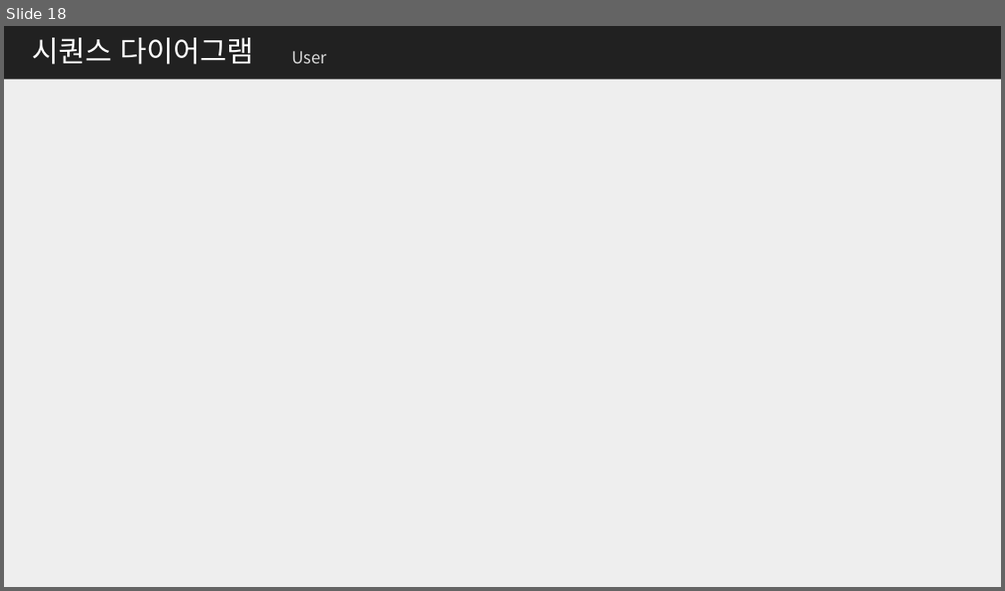
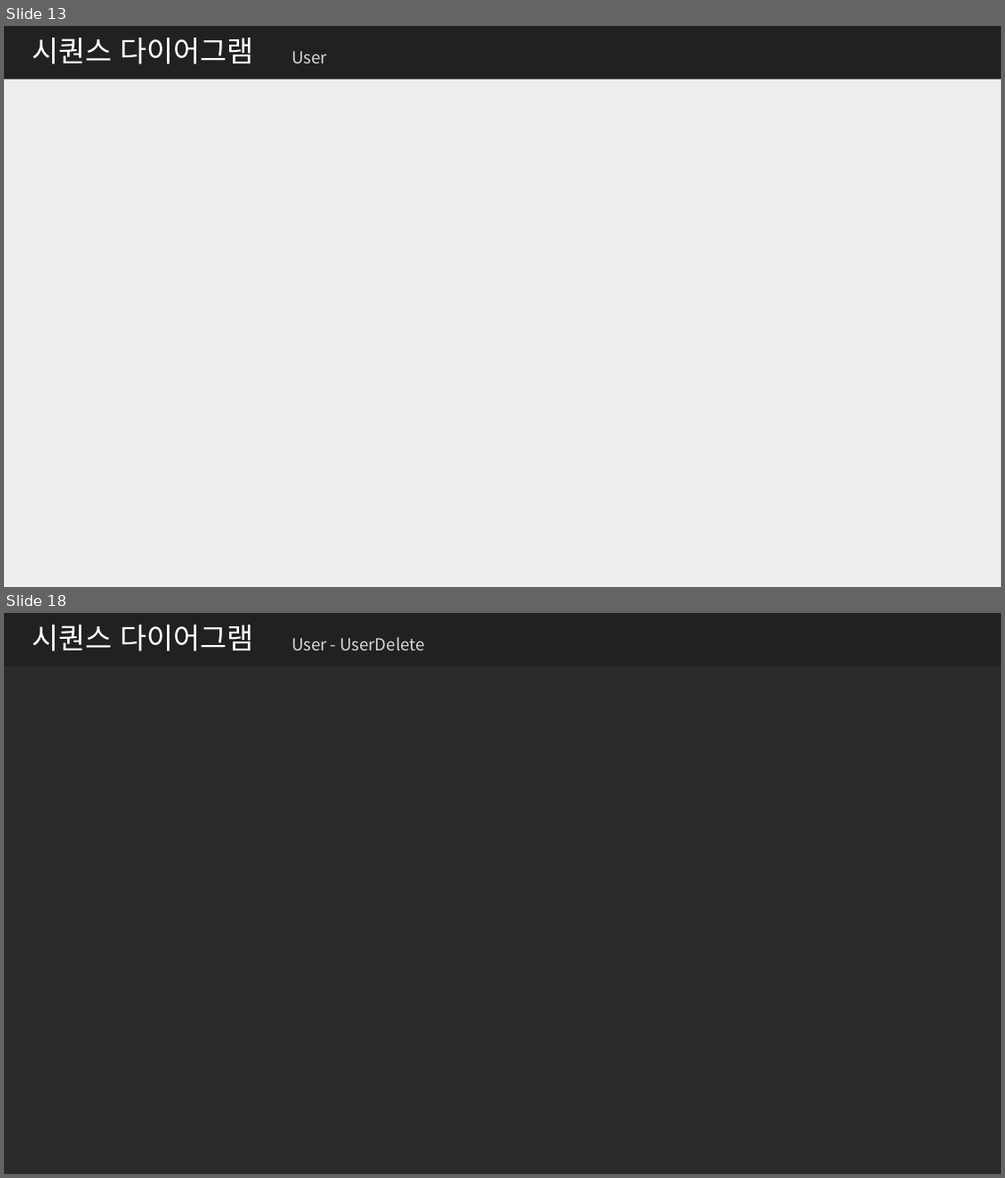
Before and after one commit to me0768/KHFinalProject, a slide deck: 보고서/클래스설계서_Final_Project.pptx. Shown one above the other, each under a label of ours: slide 18 before the commit, slides 13 and 18 after it; the slides between them are not shown. The pictures are 1005x591 and 1005x1178 pixels, drawn with LibreOffice and Linux fonts; fonts in the diff are those of the drawing; background and template pictures are left out; a plain dark background stands for a picture behind light text. Boxes give left, top, right and bottom in pixels: in the first picture for what was removed or moved away, otherwise in the second. Text is boxed around its words. In the diff, an @@ line names an element or a change of style, - is before the commit and + after.

```diff
--- a/보고서/클래스설계서_Final_Project.pptx
+++ b/보고서/클래스설계서_Final_Project.pptx
@@ slide 18 added at bbox=[4, 613, 1001, 1174], background picture (left out); not listed: 1 template element that a slide beside it also shows @@
@@ title added at bbox=[32, 625, 254, 651], 28 pt, text #FFFFFF @@
+시퀀스 다이어그램
@@ text added at bbox=[291, 637, 424, 650], 16 pt, text #D9D9D9 @@
+User - UserDelete
@@ what was slide 18 is now slide 13 @@
```
Also in this commit, not shown: 7 slides changed, 8 other slides added, 20 other files.
